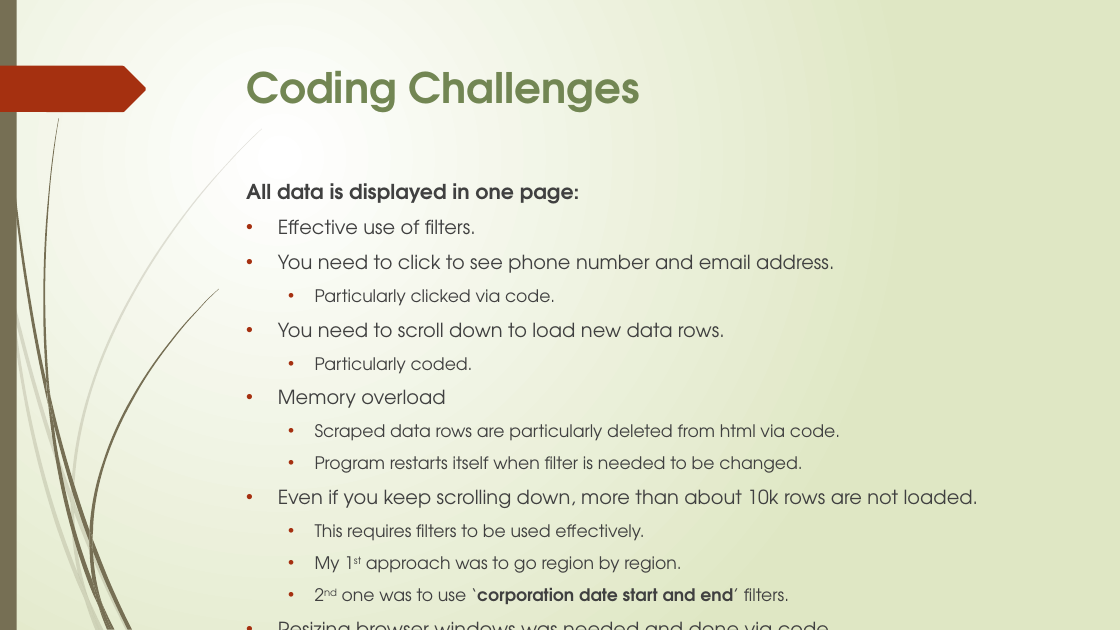
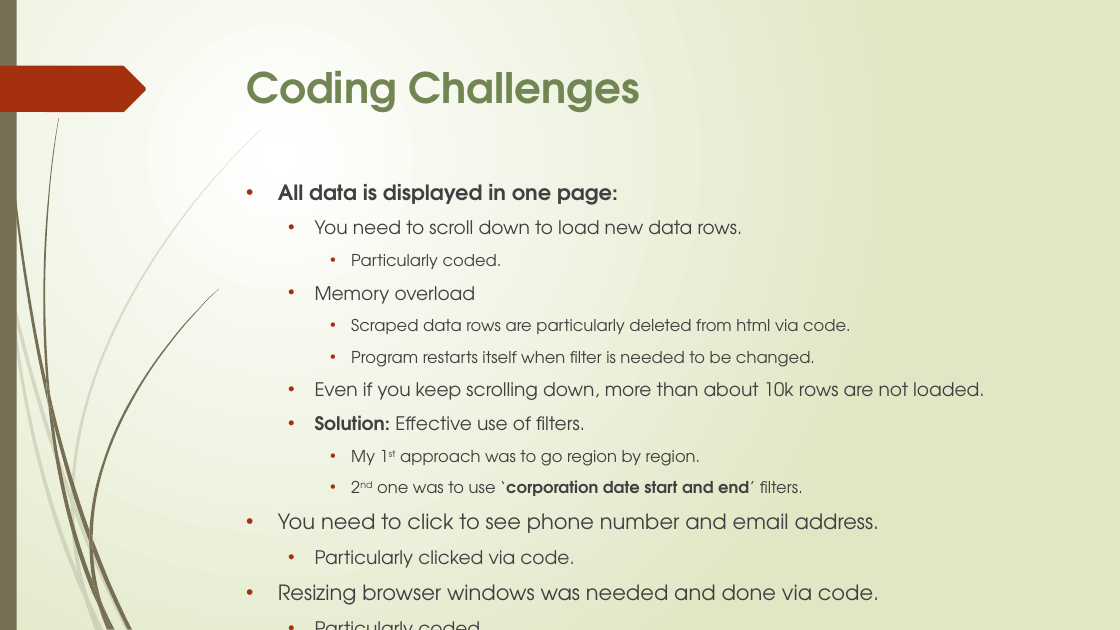
Before and after one commit to storm999/FullyAutomatedDataScrapingToolForInnoscriptaHackathon, a slide deck: slide 3 of data scraping.pptx. Drawn at 1120x630 pixels with LibreOffice and Linux fonts; fonts in the diff are those of the drawing. Boxes give left, top, right and bottom in pixels: in the first picture for what was removed or moved away, otherwise in the second. Text is boxed around its words. In the diff, an @@ line names an element or a change of style, - is before the commit and + after.

Commit message:
slide

```diff
--- a/data scraping.pptx
+++ b/data scraping.pptx
@@ text at box(278, 184, 984, 605): size 17.6 to 18 pt in "All data is displayed in one page:"; size 16.6 to 16 pt in "You need to scroll down to load ...", "Memory overload", "Even if you keep scrolling down, more ..."; size 14.8 to 14 pt in "Particularly coded.", "Scraped data rows are particularly deleted from ...", "Program restarts itself when filter is needed ...", "My 1st approach was to go region ..." and 1 more places; size 16.6 to 18 pt in "Resizing browser windows was needed and done ..."; size 14.8 to 16 pt in "Particularly coded."; bullet none to •; list level 1 to 2 in "You need to scroll down ..."; list level 2 to 3 in "Particularly coded."; list level 1 to 2 in "Memory overload"; list level 2 to 3 in "Scraped data rows are particularly ..."; list level 2 to 3 in "Program restarts itself when filter ..."; list level 1 to 2 in "Even if you keep scrolling ..."; list level 2 to 3 in "My 1st approach was to ..."; list level 2 to 3 in "2nd one was to use ..." @@
@@ text at box(278, 219, 834, 273): paragraphs removed @@
-• Effective use of filters.
-• You need to click to see phone number and email address.
-  • Particularly clicked via code.
@@ text at box(315, 415, 585, 430): text changed; size 14.8 to 16 pt @@
-  • This requires filters to be used effectively.
+  • Solution: Effective use of filters.
@@ text at box(278, 513, 880, 568): paragraphs added @@
+• You need to click to see phone number and email address.
+  • Particularly clicked via code.
```
